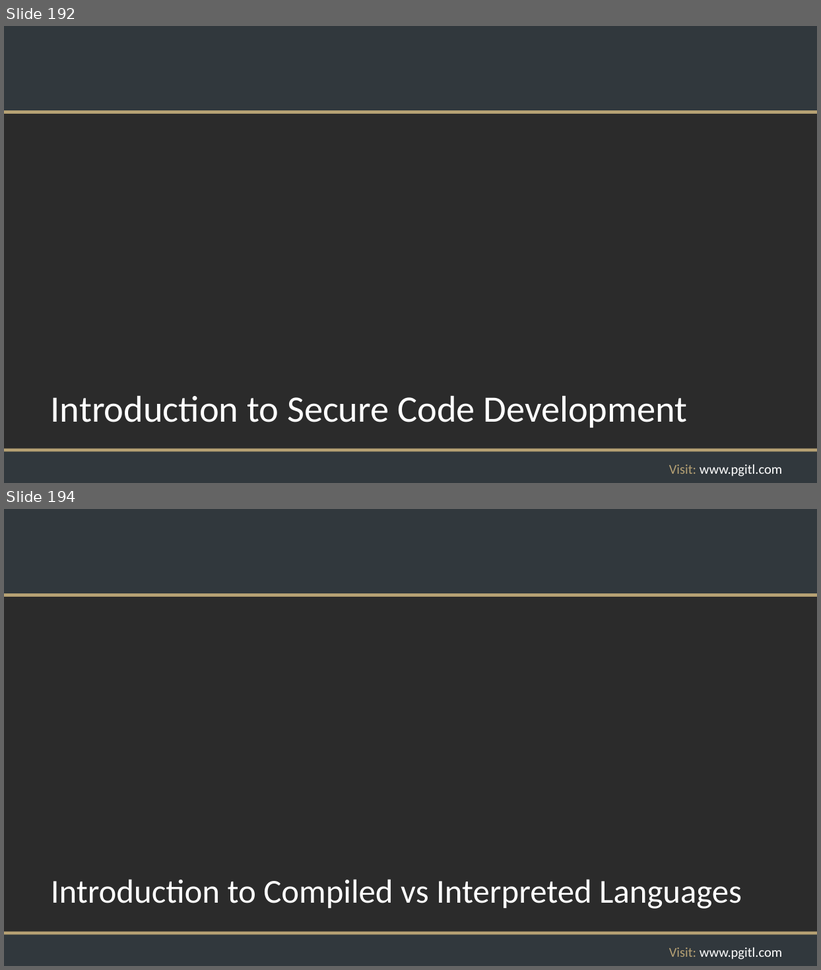
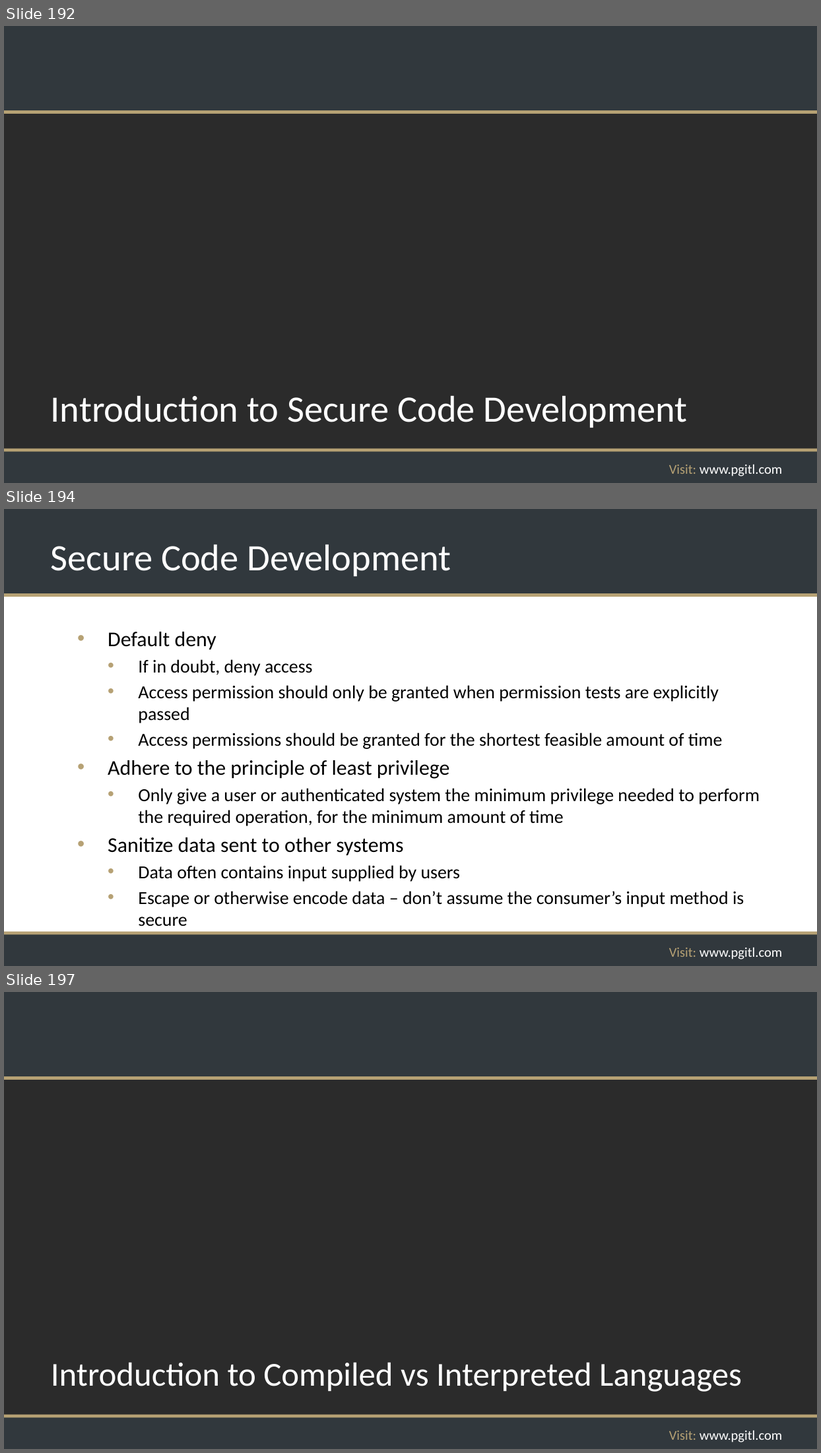
Before and after one commit to rikkouri/project-a, a slide deck: Programming Foundations.pptx. Shown one above the other, each under a label of ours: slides 192 and 194 before the commit, slides 192, 194 and 197 after it; the slides between them are not shown. The pictures are 821x970 and 821x1453 pixels, drawn with LibreOffice and Linux fonts; fonts in the diff are those of the drawing; background and template pictures are left out; a plain dark background stands for a picture behind light text. Boxes give left, top, right and bottom in pixels: in the first picture for what was removed or moved away, otherwise in the second. Text is boxed around its words. In the diff, an @@ line names an element or a change of style, - is before the commit and + after.

Commit message:
More detail on secure code development

```diff
--- a/Programming Foundations.pptx
+++ b/Programming Foundations.pptx
@@ slide 194 added at box(4, 509, 817, 966), background #FFFFFF; not listed: 5 template elements that a slide beside it also shows @@
@@ title added at box(51, 544, 451, 576), 44 pt, text #FFFFFF @@
+Secure Code Development
@@ text added at box(108, 632, 760, 908), 21.7 pt, text #000000 @@
+• Default deny
+  • If in doubt, deny access
+  • Access permission should only be granted when permission tests are explicitly passed
+  • Access permissions should be granted for the shortest feasible amount of time
+• Adhere to the principle of least privilege
+  • Only give a user or authenticated system the minimum privilege needed to perform the required operation, for the minimum amount of time
+• Sanitize data sent to other systems
+  • Data often contains input supplied by users
+  • Escape or otherwise encode data – don’t assume the consumer’s input method is secure
@@ what was slide 194 is now slide 197 @@
```
Also in this commit, not shown: 2 slides changed, 2 other slides added.
